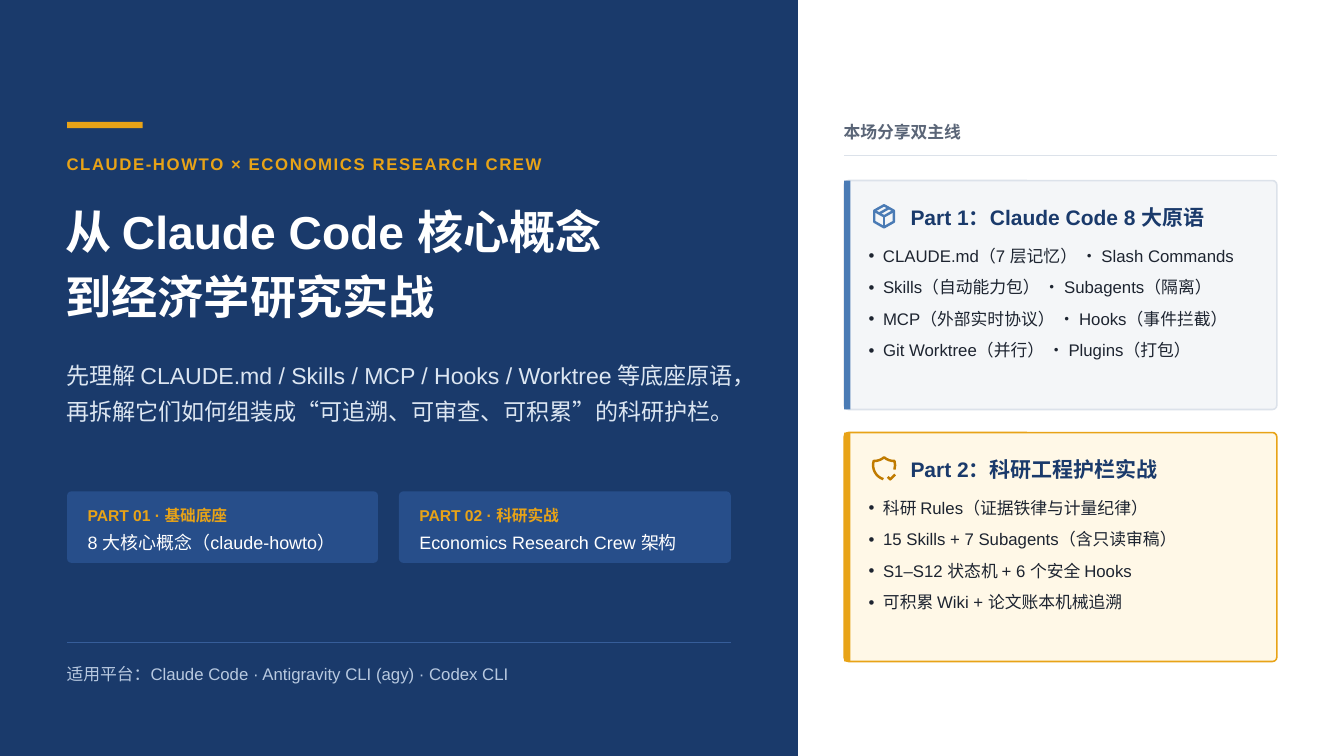
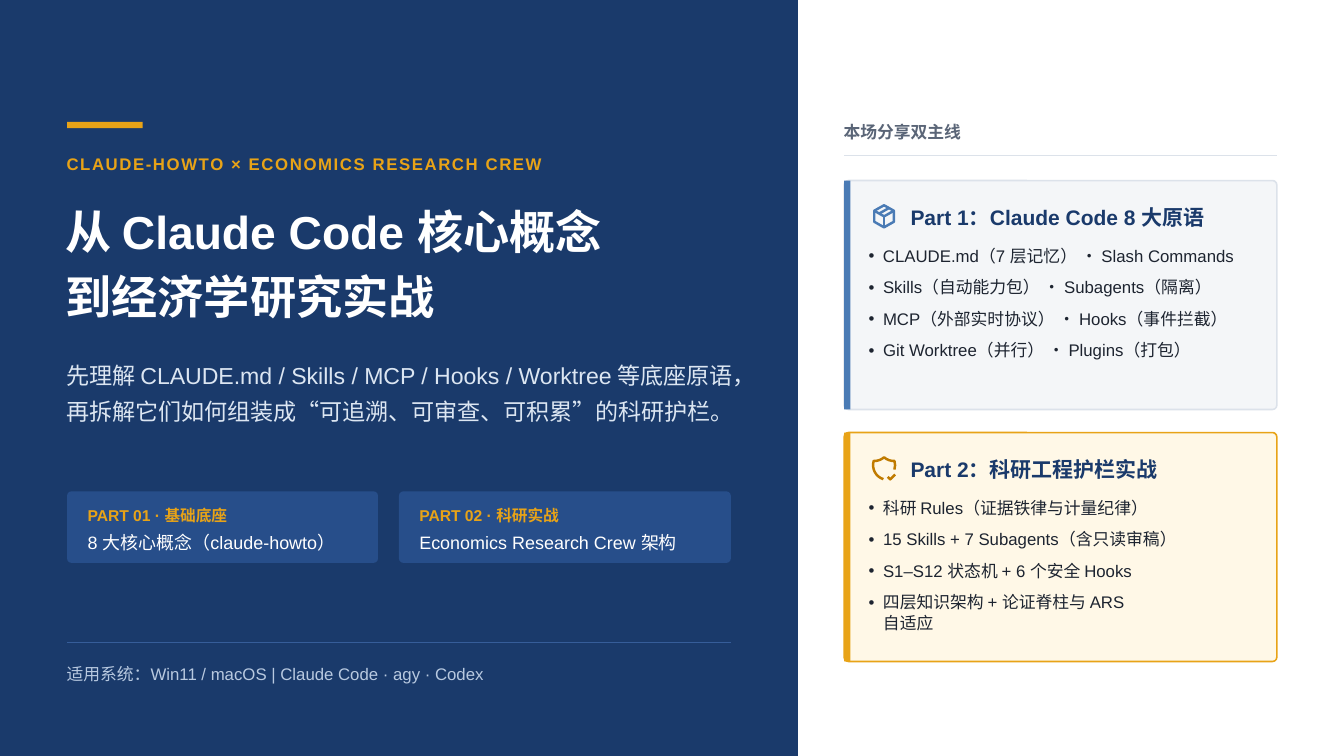
Before and after one commit to shjzzzz/Economics-Research-Crew, a slide deck: slide 1 of Claude_Code_基础与_Economics_Research_Crew_实战.pptx. Drawn at 1344x756 pixels with LibreOffice and Linux fonts; fonts in the diff are those of the drawing. Boxes give left, top, right and bottom in pixels: in the first picture for what was removed or moved away, otherwise in the second. Text is boxed around its words. In the diff, an @@ line names an element or a change of style, - is before the commit and + after.

Commit message:
Update deck (Part 2 slides) to reflect 4-tier wiki, argument spine, ARS v3.24.4 & macOS/Win11 installer

```diff
--- a/Claude_Code_基础与_Economics_Research_Crew_实战.pptx
+++ b/Claude_Code_基础与_Economics_Research_Crew_实战.pptx
@@ text at [883, 594, 1124, 631]: text changed @@
-• 可积累 Wiki + 论文账本机械追溯
+• 四层知识架构 + 论证脊柱与 ARS 自适应
@@ text at [67, 666, 483, 684]: text changed @@
-适用平台：Claude Code · Antigravity CLI (agy) · Codex CLI
+适用系统：Win11 / macOS | Claude Code · agy · Codex
```
Also in this commit, not shown: 7 other slides changed.
